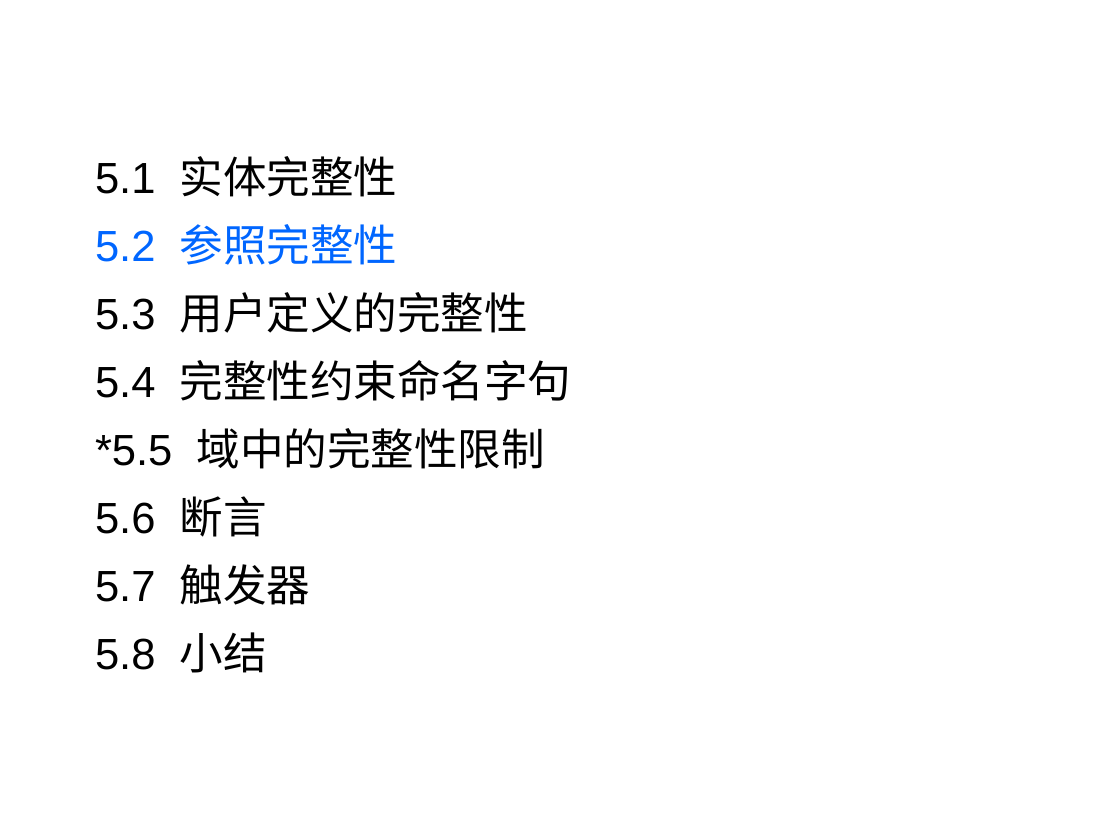
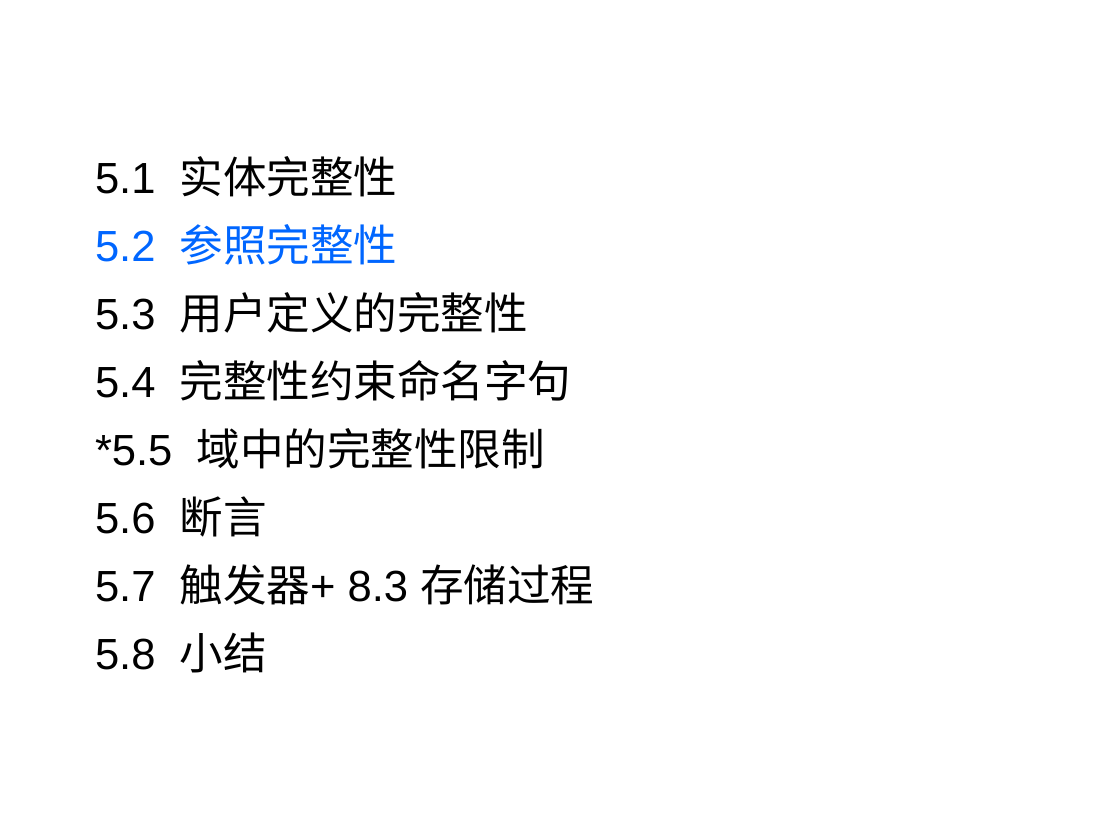
Before and after one commit to HBU/DataBase, a slide deck: slide 11 of PPT/PPT2020/DB第05章.pptx. Drawn at 1120x840 pixels with LibreOffice and Linux fonts; fonts in the diff are those of the drawing; background and template pictures are left out. Boxes give left, top, right and bottom in pixels: in the first picture for what was removed or moved away, otherwise in the second. Text is boxed around its words. In the diff, an @@ line names an element or a change of style, - is before the commit and + after.

```diff
--- a/PPT/PPT2020/DB第05章.pptx
+++ b/PPT/PPT2020/DB第05章.pptx
@@ text at bbox=[95, 564, 594, 605]: text changed @@
-5.7 触发器
+5.7 触发器+ 8.3 存储过程
```
Also in this commit, not shown: 14 other slides changed, 1 slide removed, 6 other files.
